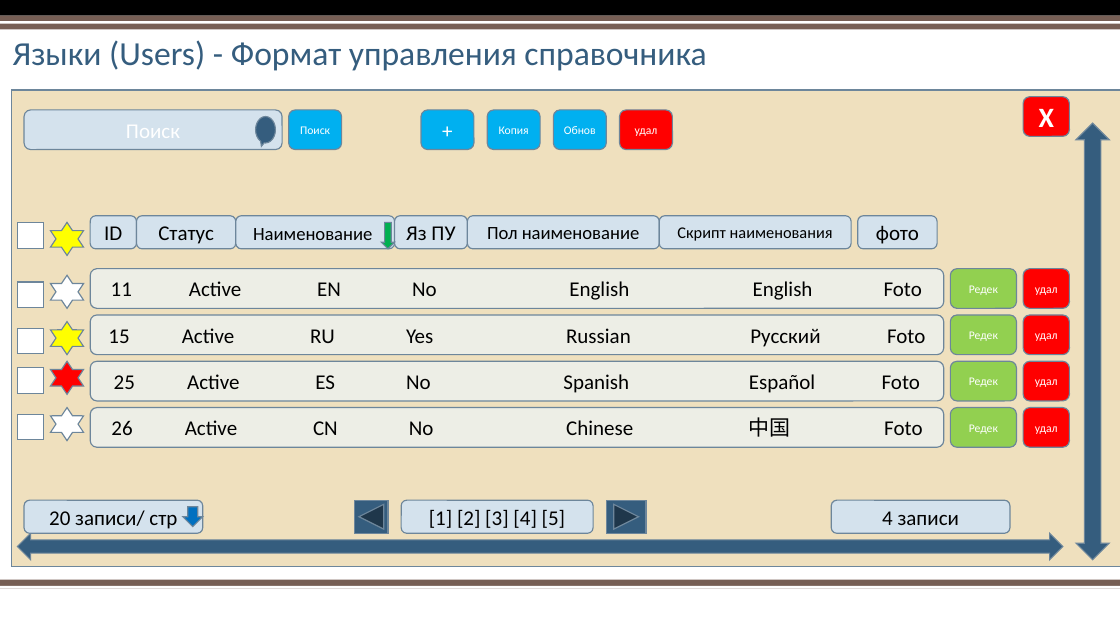
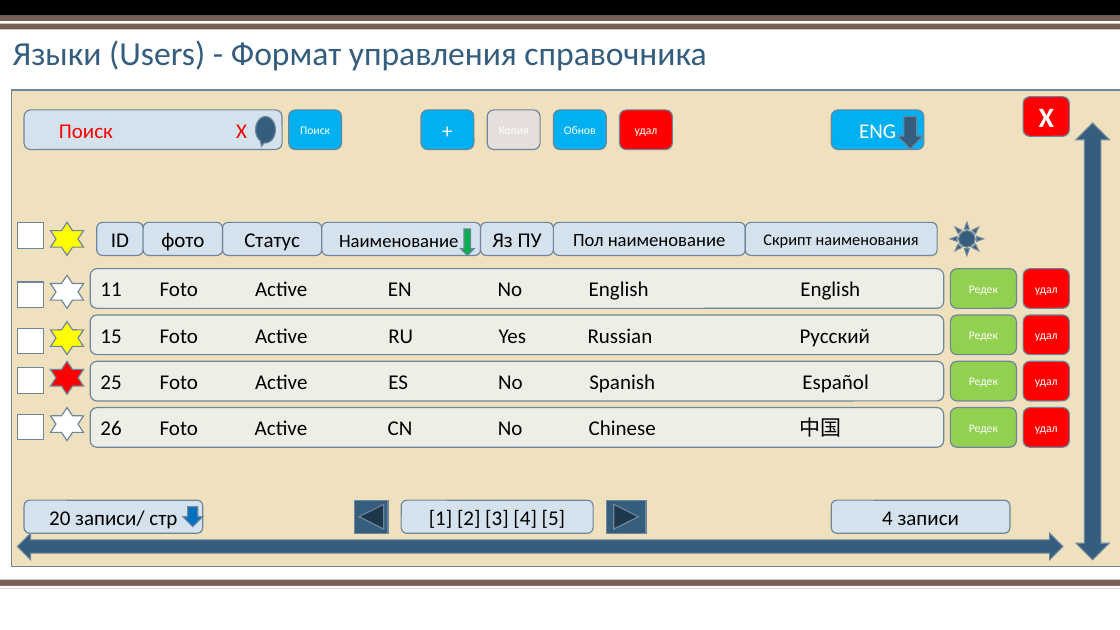
Before and after one commit to AlexPristupa/yatoyat, a slide deck: slide 24 of yatoyat-Project Overview.pptx (slide 21 before the commit). Drawn at 1120x630 pixels with LibreOffice and Linux fonts; fonts in the diff are those of the drawing; background and template pictures are left out. Boxes give left, top, right and bottom in pixels: in the first picture for what was removed or moved away, otherwise in the second. Text is boxed around its words. In the diff, an @@ line names an element or a change of style, - is before the commit and + after.

Commit message:
New Changes  - 17-09-2018
Саша
Я поменял файле
1. Обл бизнеса на Категорию и все дерево
2. Глобальные на системеные
3. Локальные на пользовательские
4. Перемещение колонки ФОТО
5. Настройка полей
6. Включить элемента в TOP
7. 3 Tabs - форма нового элемента
8. Поисковая строка - должна имеет ИКОНКУ почистить.
9. Добавил Модификацию.

```diff
--- a/yatoyat-Project Overview.pptx
+++ b/yatoyat-Project Overview.pptx
@@ rounded rectangle "Копия" at (487, 110, 540, 150): fill #00B0F0 to #E6DEDB @@
@@ rounded rectangle added at (831, 110, 923, 150), fill #00B0F0, outline #6D879B 1 pt, 18 pt, text #FFFFFF @@
+ENG
@@ down arrow added at (897, 117, 923, 149), fill #355D7E, outline #6D879B 1 pt @@
@@ text in rounded rectangle at (59, 124, 247, 138): text changed; text colour #FFFFFF to #FF0000 @@
-Поиск
+Поиск Х
@@ rounded rectangle "ID": place and size @@
-rounded rectangle "ID" at (90, 216, 136, 249)
+rounded rectangle "ID" at (97, 223, 143, 255)
@@ rounded rectangle "фото": place and size @@
-rounded rectangle "фото" at (858, 216, 937, 249)
+rounded rectangle "фото" at (143, 223, 222, 255)
@@ 5 rounded rectangles: place and size @@
-5 rounded rectangles at (136, 216, 851, 249)
+5 rounded rectangles at (223, 223, 937, 255)
@@ down arrow: place and size @@
-down arrow at (381, 223, 395, 249)
+down arrow at (460, 229, 474, 255)
@@ sun added at (950, 223, 983, 255), fill #355D7E, outline #6D879B 1 pt @@
@@ text in rounded rectangle at (100, 281, 860, 300): text changed @@
-11 Active EN No English English Foto
+11 Foto Active EN No English English
@@ text in rounded rectangle at (100, 328, 870, 347): text changed @@
-15 Active RU Yes Russian Русский Foto
+15 Foto Active RU Yes Russian Русский
@@ text in rounded rectangle at (100, 374, 868, 393): text changed @@
-25 Active ES No Spanish Español Foto
+25 Foto Active ES No Spanish Español
@@ text in rounded rectangle at (100, 417, 841, 437): text changed @@
-26 Active CN No Chinese 中国 Foto
+26 Foto Active CN No Chinese 中国
```
Also in this commit, not shown: 23 other slides changed, 11 slides added.
